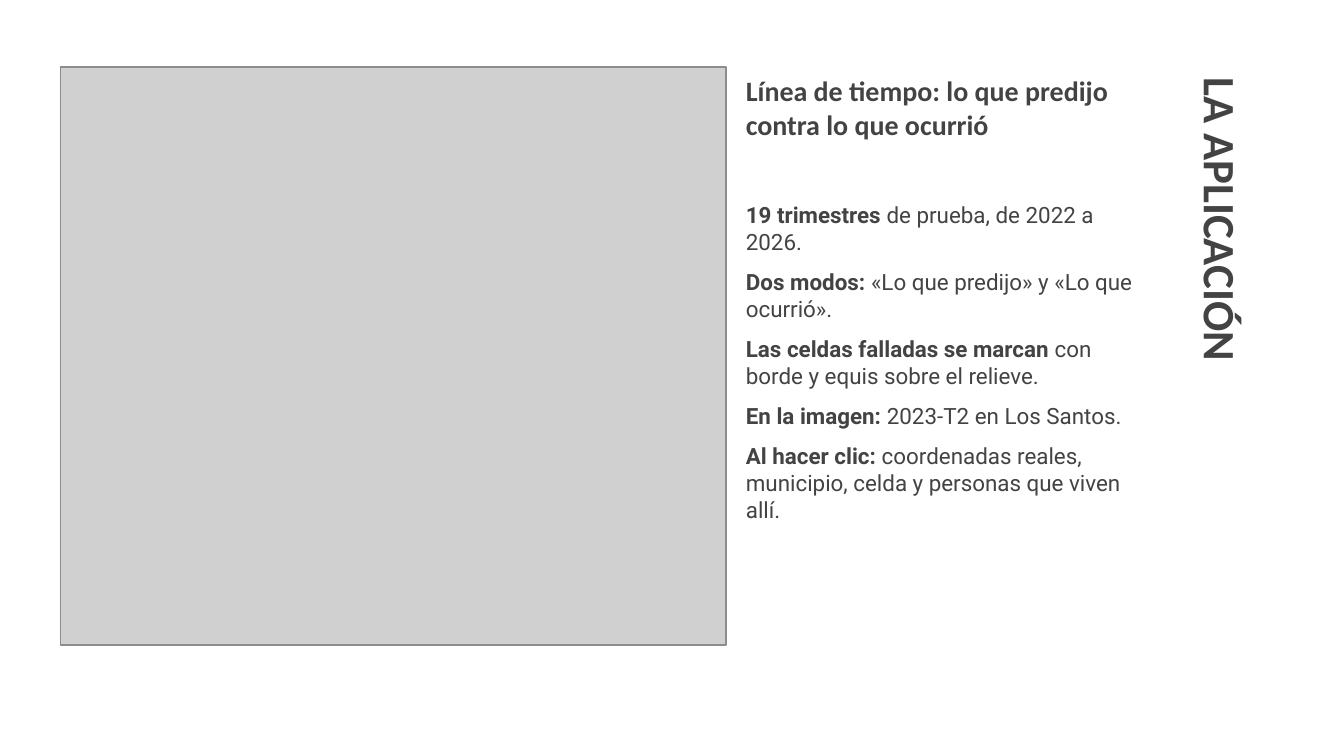
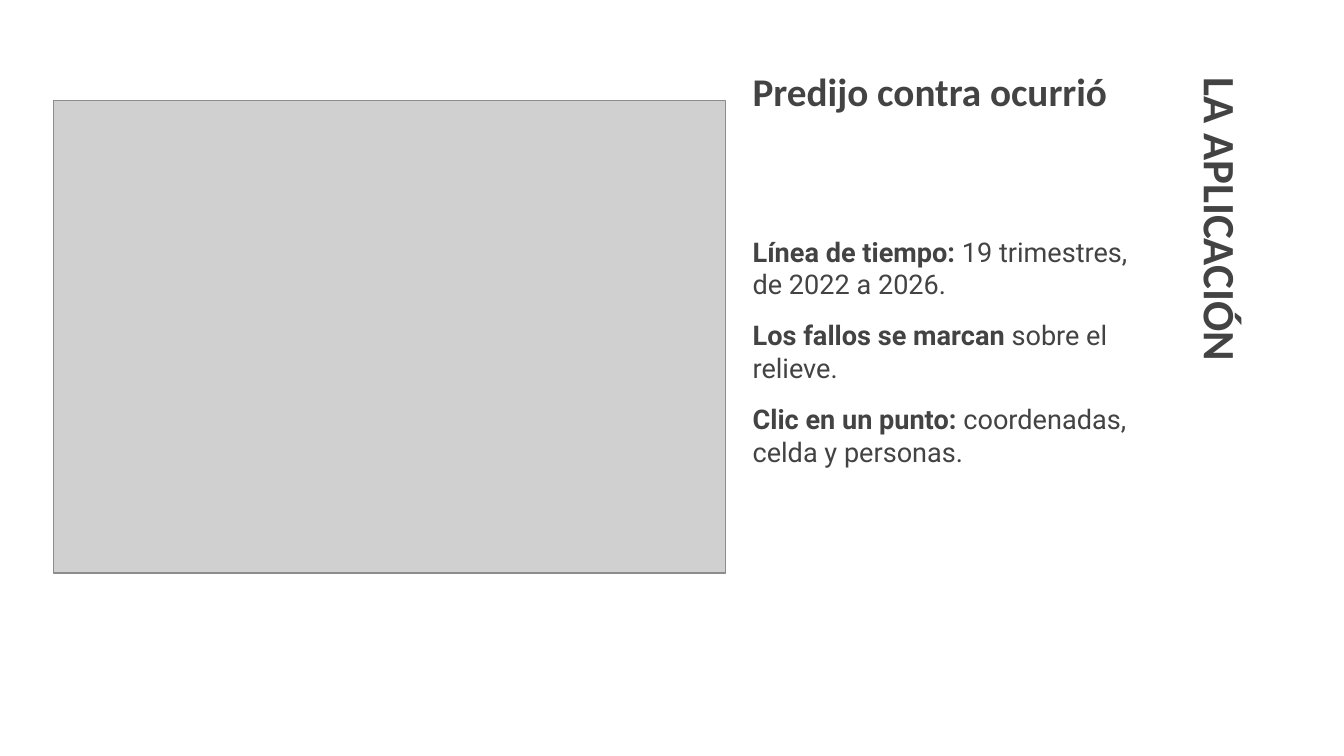
Before and after one commit to Project-UNAB/Centinelas-de-Santander, a slide deck: slide 13 of docs/Centinelas_de_Santander_Sustentacion.pptx (slide 12 before the commit). Drawn at 1344x756 pixels with LibreOffice and Linux fonts; fonts in the diff are those of the drawing; grey boxes stand for pictures. Boxes give left, top, right and bottom in pixels: in the first picture for what was removed or moved away, otherwise in the second. Text is boxed around its words. In the diff, an @@ line names an element or a change of style, - is before the commit and + after.

Commit message:
Letra más grande en la aplicación, tablero de «Los modelos» y presentación
- frontend: la letra de toda la aplicación sube un punto y el panel lateral se ensancha
- frontend: la sección «Los modelos» es ahora un tablero que cabe en una pantalla, sin
  desplazarse: cifras arriba y tres cuadros (comparación, variables, aciertos y fallos)
- docs: presentación con letra más grande y menos texto por diapositiva

```diff
--- a/docs/Centinelas_de_Santander_Sustentacion.pptx
+++ b/docs/Centinelas_de_Santander_Sustentacion.pptx
@@ text at bbox=[753, 78, 1107, 113]: text changed; size 15 to 21 pt @@
-Línea de tiempo: lo que predijo contra lo que ocurrió
+Predijo contra ocurrió
@@ picture: place and size @@
-picture at bbox=[60, 67, 726, 645]
+picture at bbox=[54, 101, 726, 573]
@@ text at bbox=[753, 241, 1127, 468]: text changed; size 12 to 14.5 pt @@
-19 trimestres de prueba, de 2022 a 2026.
-Dos modos: «Lo que predijo» y «Lo que ocurrió».
-Las celdas falladas se marcan con borde y equis sobre el relieve.
-En la imagen: 2023-T2 en Los Santos.
-Al hacer clic: coordenadas reales, municipio, celda y personas que viven allí.
+Línea de tiempo: 19 trimestres, de 2022 a 2026.
+Los fallos se marcan sobre el relieve.
+Clic en un punto: coordenadas, celda y personas.
```
Also in this commit, not shown: 13 other slides changed, 2 slides added, 1 slide removed, 2 other files.
